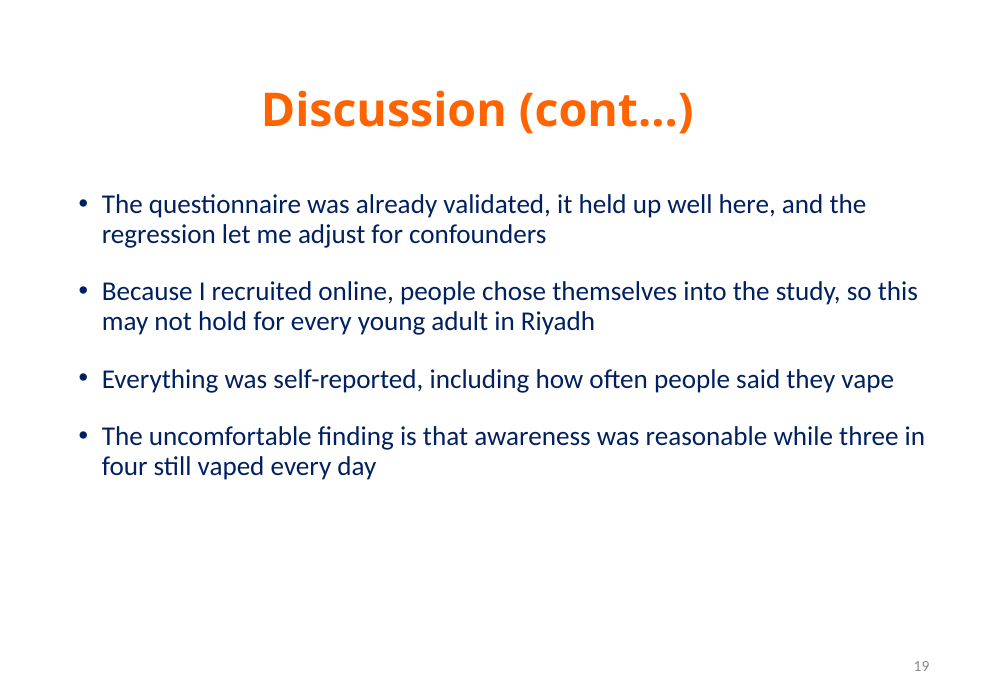
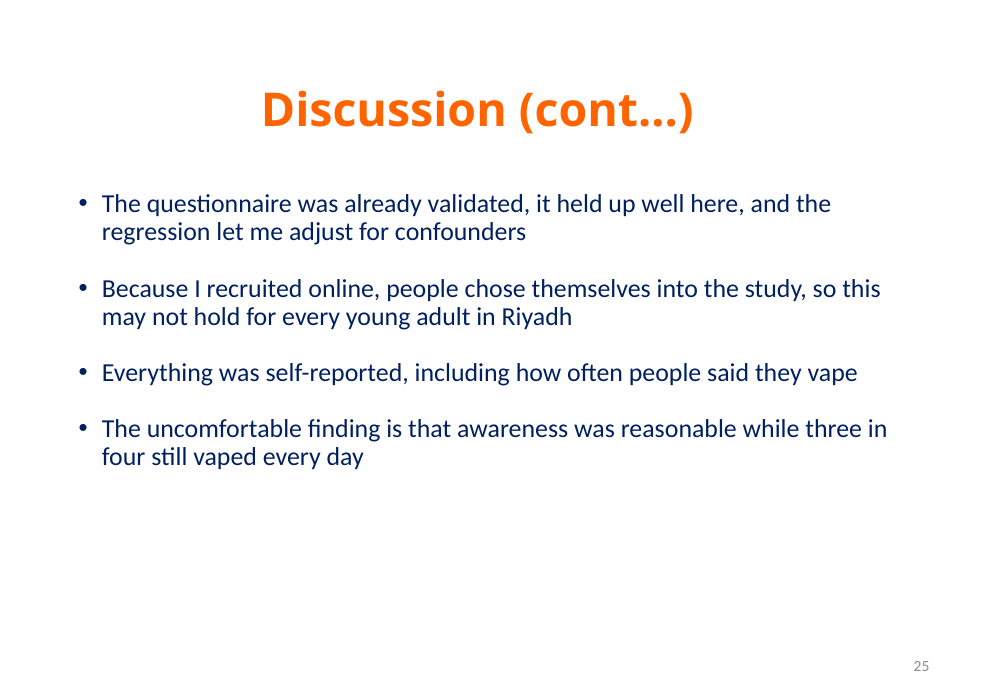
Before and after one commit to alinoshiliabunader-arch/CIPC, a slide deck: slide 25 of output/Basmah_Alanazi_Thesis_Defense.pptx (slide 19 before the commit). Drawn at 1008x698 pixels with LibreOffice and Linux fonts; fonts in the diff are those of the drawing; background and template pictures are left out. Boxes give left, top, right and bottom in pixels: in the first picture for what was removed or moved away, otherwise in the second. Text is boxed around its words. In the diff, an @@ line names an element or a change of style, - is before the commit and + after.

```diff
--- a/output/Basmah_Alanazi_Thesis_Defense.pptx
+++ b/output/Basmah_Alanazi_Thesis_Defense.pptx
@@ text "The questionnaire was already validated, ..." at (102,194,888,470): size 21 to 20 pt @@
@@ page number at (914,661,930,671): text changed @@
-19
+25
```
Also in this commit, not shown: 7 other slides changed, 7 slides added, 1 slide removed.
